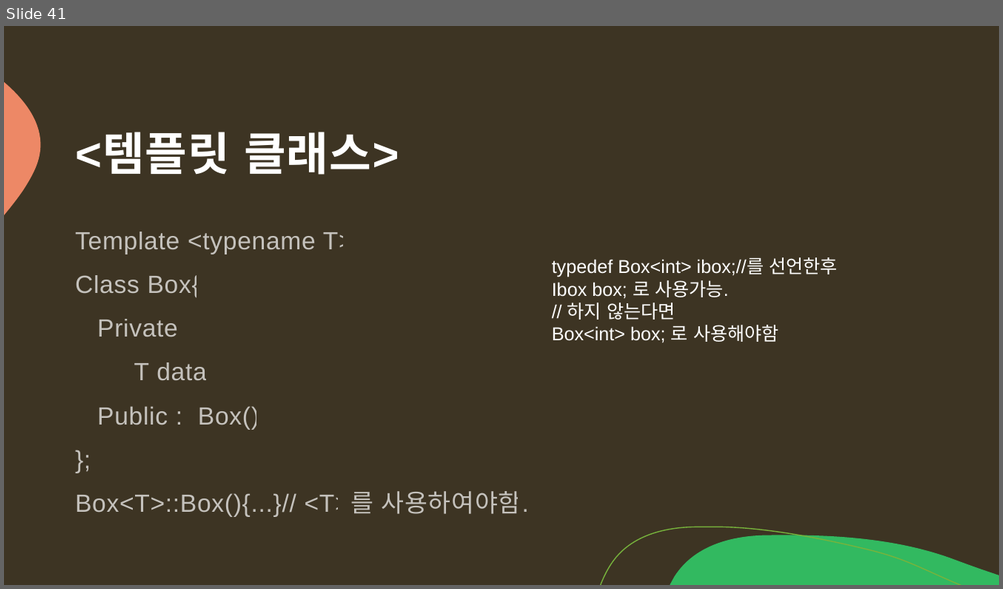
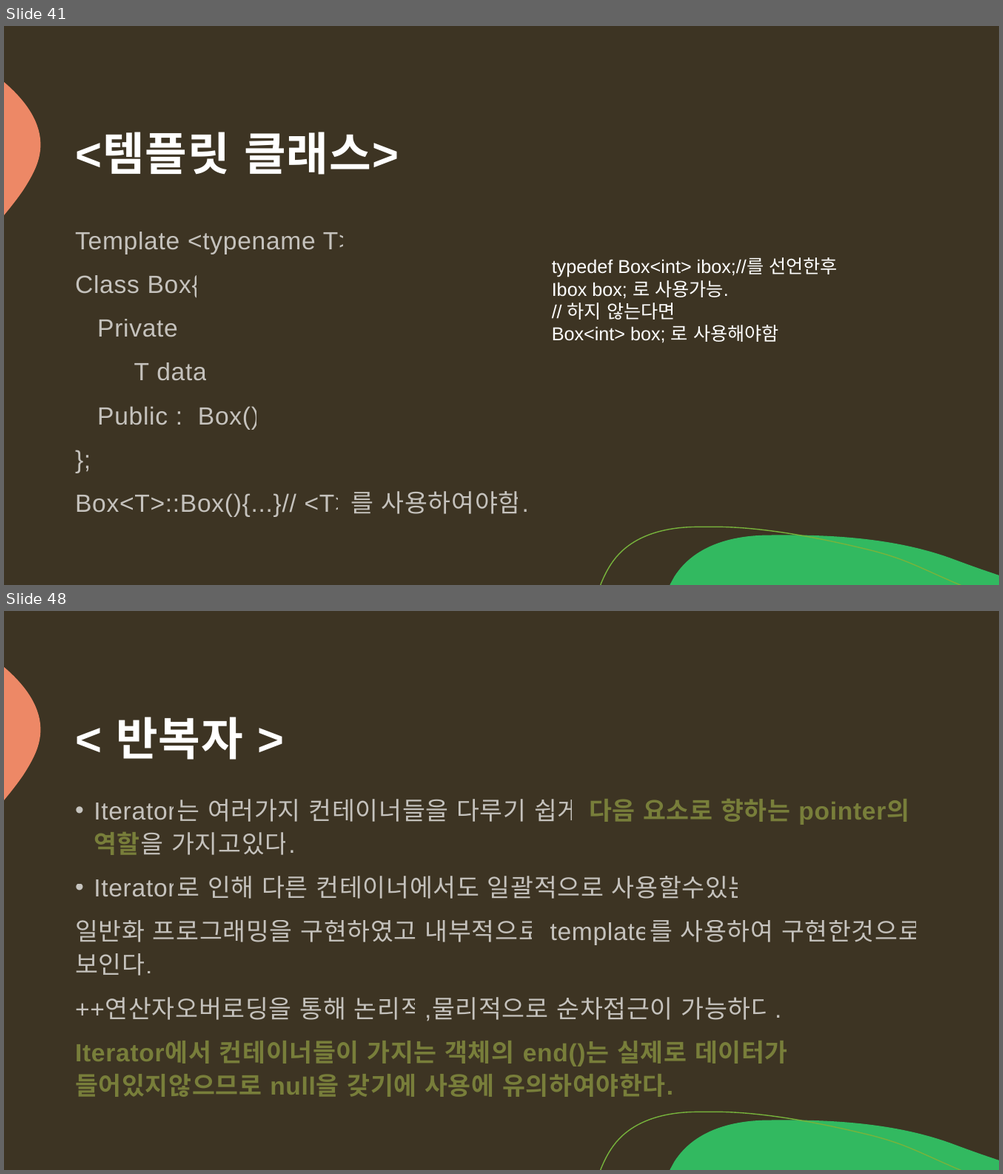
Before and after one commit to arkchimy/_Algorithm, a slide deck: 전공지식/C언어의 기초/C언어 기초지식.pptx. Shown one above the other, each under a label of ours: slide 41 before the commit, slides 41 and 48 after it; the slides between them are not shown. The pictures are 1003x589 and 1003x1174 pixels, drawn with LibreOffice and Linux fonts; fonts in the diff are those of the drawing. Boxes give left, top, right and bottom in pixels: in the first picture for what was removed or moved away, otherwise in the second. Text is boxed around its words. In the diff, an @@ line names an element or a change of style, - is before the commit and + after.

Commit message:
[c++ 지식 ] 순차,연관 컨테이너 & iterator

```diff
--- a/전공지식/C언어의 기초/C언어 기초지식.pptx
+++ b/전공지식/C언어의 기초/C언어 기초지식.pptx
@@ slide 48 added at (4, 611, 999, 1170), background #3D3423; not listed: 3 template elements that a slide beside it also shows @@
@@ title added at (116, 717, 243, 760), 44 pt, text #FFFFFF, bold @@
+< 반복자 >
@@ text added at (75, 799, 921, 1097), 24 pt, text #FFFFFF at 70% opacity @@
+• Iterator는 여러가지 컨테이너들을 다루기 쉽게 다음 요소로 향하는 pointer의 역할을 가지고있다.
+• Iterator로 인해 다른 컨테이너에서도 일괄적으로 사용할수있는
+일반화 프로그래밍을 구현하였고 내부적으로 template를 사용하여 구현한것으로 보인다.
+++연산자오버로딩을 통해 논리적,물리적으로 순차접근이 가능하다.
+Iterator에서 컨테이너들이 가지는 객체의 end()는 실제로 데이터가 들어있지않으므로 null을 갖기에 사용에 유의하여야한다.
```
Also in this commit, not shown: 6 other slides added.
